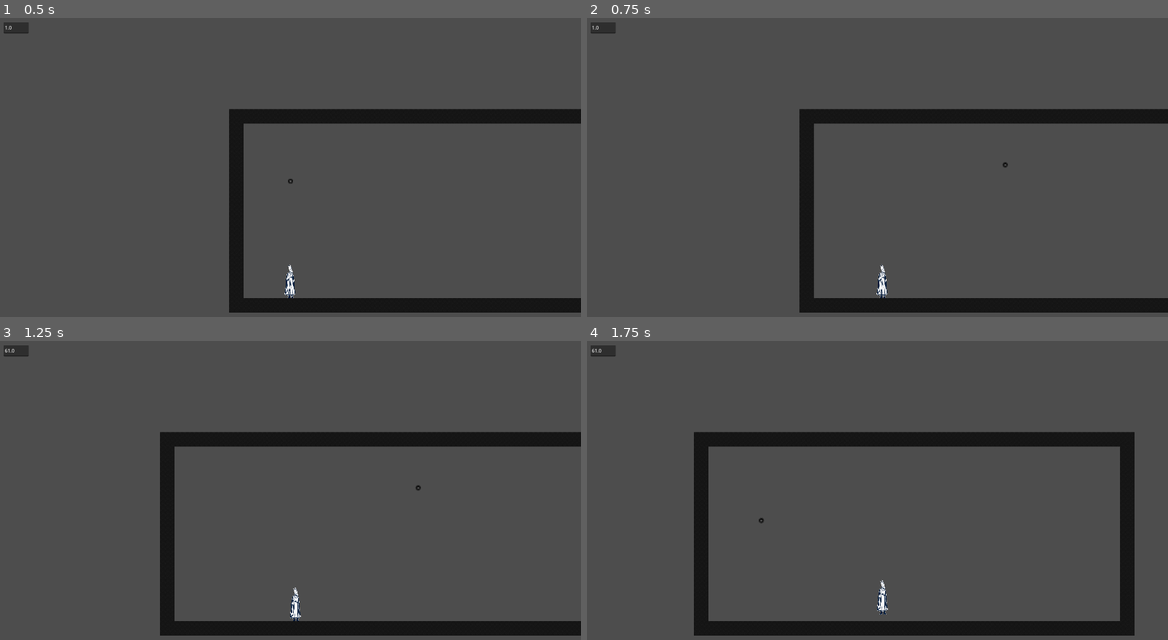
Above: before the commit, frames 1-4 (two rows, left to right).
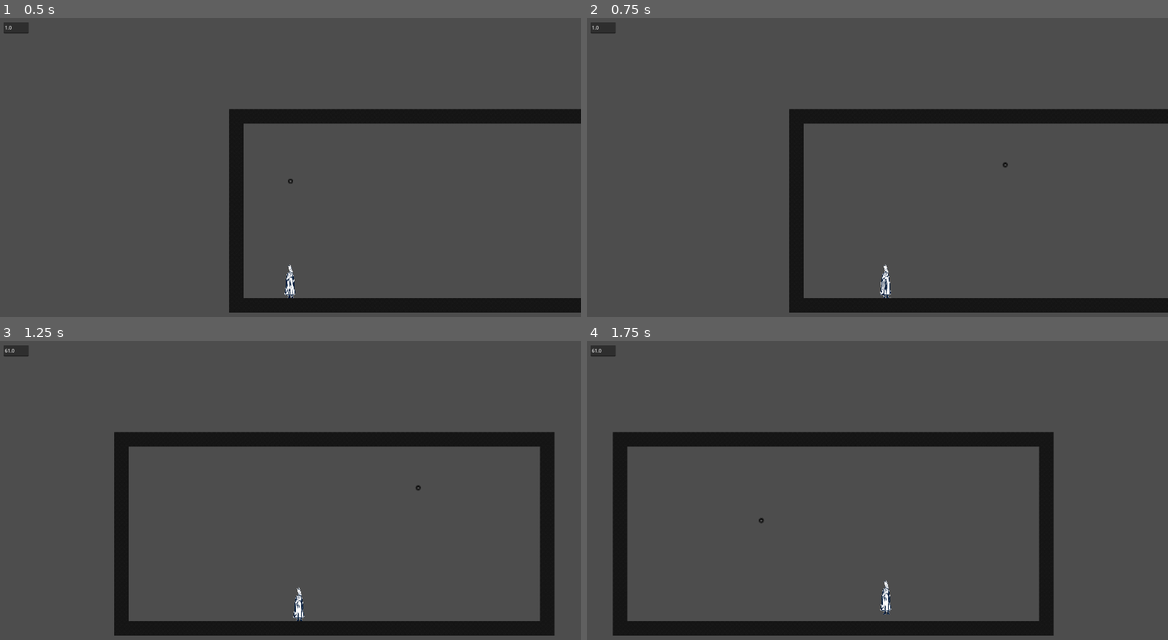
Above: after the commit, the same moments.

Repository: lotseven/wacoWorld
Game: Godot game, scene res://testingScenes/gunTest.tscn
Same seed, same stepped clock (60 frames per second), same inputs: the game is played once before the commit and once after it. The project has no main scene, so this scene is started directly.
Inputs (mouse positions are in pixels of both pictures, inside the frame that each line leads up to):
- Up to frame 1 (0.5 s): no input
- Up to frame 2 (0.75 s): tap Enter at 0.5 s; move the mouse to (1005, 164) at 0.52 s; hold D (right) from 0.53 s (still down); click (1005, 164) at 0.67 s
- Up to frame 3 (1.25 s): keep holding D (right); tap W (jump) at 0.77 s
- Up to frame 4 (1.75 s): keep holding D (right); move the mouse to (761, 520) at 1.27 s; tap W (jump) at 1.52 s

Frame 1 is identical in both runs. In frame 2, 2.4% of the frame differs, in the area x 34-53%, y 30-99%; in frame 3, 5.8%; in frame 4, 8.8%, in the area x 4-95%, y 30-99%.

Commit message:
did stuff idk

Diff:
--- a/global/signalBus.gd
+++ b/global/signalBus.gd
@@ -1,3 +1,4 @@
 extends Node
 
 signal updateAimArrowVisibility(visible) # from magGun to ui
+signal createMagnet(object, position, angle) # from magnetProjectile to magGun
--- a/player/magnetMechanics/magGun.gd
+++ b/player/magnetMechanics/magGun.gd
@@ -3,7 +3,7 @@
 @export var maxBullets = 3
 var aimMode = false
 var rightHoldTime := 0.0
-const AIM_HOLD_THRESHOLD := 0.3 # seconds
+const AIM_HOLD_THRESHOLD := 0.15 # seconds
 
 var pointerCoords # coordinates of cursor, vector pointing to cursor from player, angle of that vector
 var pointerVec
@@ -11,14 +11,15 @@
 
 var projContainer # container for the existing fired projectiles (probably only contains 1 at any time)
 @export var projectile: PackedScene
+var magContainer
 
 var player
 
 func _ready() -> void:
-	player = get_tree().get_first_node_in_group("player")
-	projContainer = $projContainer
-	#projectile = "res://player/magnetMechanics/magnetProjectile.tscn"
-
+	SignalBus.connect("createMagnet", Callable(self, "handleMagnetCreation")) # connection ...
+	player = get_tree().get_first_node_in_group("player") # player noad !!
+	projContainer = $projContainer # self explanatory
+	magContainer = $magContainer
 	Pointer.clickLeft.connect(clickRcvL)
 	Pointer.clickRight.connect(clickRcvR)
 	SignalBus.emit_signal("updateAimArrowVisibility", false)
@@ -30,7 +31,7 @@
 	pointerVec = (pointerCoords - global_position).normalized()
 	pointerAngle = rad_to_deg(atan2(pointerVec[1], pointerVec[0])) + 180
 
-func manageAimingMode(delta: float) -> void:
+func manageAimingMode(delta: float) -> void: # goes in and out of aiming mode
 	if Pointer.isRightHeld: # waits for half a second of holding before entering aim mode
 		rightHoldTime += delta
 		if rightHoldTime >= AIM_HOLD_THRESHOLD and !aimMode:
@@ -45,17 +46,19 @@
 		aimMode = false
 		SignalBus.emit_signal("updateAimArrowVisibility", false)
 
-func handleFiring():
+func handleFiring(): # when player releases, it fires
 	print("Aim mode deactivated: fire with vector: ", pointerVec, " (printed from magGun.gd)")
 	# the vector x componant is expected behavior
 	# vectory y componant has positive y = down direction, since all graphics programs
 	# are kind of retarded in that way but thats ok i guess
-
 	var newProjectile = projectile.instantiate()
 	newProjectile.position = player.position
 	newProjectile.myVec = pointerVec
 	newProjectile.myAngle = pointerAngle - 90
 	projContainer.add_child(newProjectile)
+
+func handleMagnetCreation(object, pos, angle):
+	pass
 
 func clickRcvL(coords): #does nothing rn
 	#print("left clicked @: ", coords, " (printed from magGun.gd)")
--- a/player/magnetMechanics/magGun.tscn
+++ b/player/magnetMechanics/magGun.tscn
@@ -8,3 +8,5 @@
 projectile = ExtResource("2_3l2m4")
 
 [node name="projContainer" type="Node" parent="."]
+
+[node name="magContainer" type="Node" parent="."]
--- /dev/null
+++ b/player/magnetMechanics/magnet.gd
@@ -0,0 +1,4 @@
+extends Node2D
+var angle
+var pos
+var group
--- /dev/null
+++ b/player/magnetMechanics/magnet.tscn
@@ -0,0 +1,10 @@
+[gd_scene load_steps=3 format=3 uid="uid://dbomdmyjiskna"]
+
+[ext_resource type="Script" uid="uid://cpiohkx8uu17l" path="res://player/magnetMechanics/magnet.gd" id="1_cipvk"]
+[ext_resource type="Texture2D" uid="uid://c1dkvjdms8ggc" path="res://placeholderVisuals/magnetEmbed.png" id="1_qc3lg"]
+
+[node name="Magnet" type="Node2D"]
+script = ExtResource("1_cipvk")
+
+[node name="looks" type="Sprite2D" parent="."]
+texture = ExtResource("1_qc3lg")
--- a/player/magnetMechanics/magnetProjectile.gd
+++ b/player/magnetMechanics/magnetProjectile.gd
@@ -1,7 +1,15 @@
-extends Node2D
+extends CharacterBody2D
 var myVec # the vector in which this projectile shall fly
-@export var speed = 40 # the speed with which this projtile shall fly
+@export var speed = 2000 # the speed with which this projtile shall fly
 var myAngle # the angle at which this projectile shall appear
+var player
 
 func _ready() -> void:
+	player = get_tree().get_first_node_in_group("player")
 	rotation_degrees = myAngle
+
+func _physics_process(delta: float) -> void:
+	var collision = move_and_collide(myVec * speed * delta)
+	if collision:
+		SignalBus.emit_signal("createMagnet", collision.get_collider(), position, myAngle)
+		queue_free()
--- a/player/magnetMechanics/magnetProjectile.tscn
+++ b/player/magnetMechanics/magnetProjectile.tscn
@@ -1,11 +1,20 @@
-[gd_scene load_steps=3 format=3 uid="uid://sfmt2bo8ld41"]
+[gd_scene load_steps=4 format=3 uid="uid://sfmt2bo8ld41"]
 
 [ext_resource type="Texture2D" uid="uid://cvrbjl5p0w1yt" path="res://placeholderVisuals/projectile.png" id="1_m2b0m"]
 [ext_resource type="Script" uid="uid://c5hkud138f8ua" path="res://player/magnetMechanics/magnetProjectile.gd" id="1_n467q"]
 
-[node name="magnetProjectile" type="Node2D"]
+[sub_resource type="CapsuleShape2D" id="CapsuleShape2D_n467q"]
+radius = 3.0
+height = 40.0
+
+[node name="magnetProjectile" type="CharacterBody2D"]
+collision_layer = 4
+collision_mask = 2
 script = ExtResource("1_n467q")
 
 [node name="looks" type="Sprite2D" parent="."]
 scale = Vector2(0.25, 0.25)
 texture = ExtResource("1_m2b0m")
+
+[node name="hitbox" type="CollisionShape2D" parent="."]
+shape = SubResource("CapsuleShape2D_n467q")
--- a/player/player.gd
+++ b/player/player.gd
@@ -1,6 +1,6 @@
 extends CharacterBody2D
 
-const SPEED := 350.0
+const SPEED := 35000.0
 const JUMP_FORCE := -200.0
 const GRAVITY := 900.0
 @export var camOffset = 150
@@ -17,7 +17,7 @@
 	if Input.is_action_pressed("right"):
 		input_direction += 1.0
 
-	velocity.x = input_direction * SPEED
+	velocity.x = input_direction * SPEED * delta
 
 	if input_direction != 0:
 		$looks.flip_h = input_direction < 0
--- a/player/player.tscn
+++ b/player/player.tscn
@@ -20,6 +20,7 @@
 height = 122.0
 
 [node name="player" type="CharacterBody2D" groups=["player"]]
+collision_mask = 2
 script = ExtResource("1_rkbax")
 camOffset = 180
 
--- a/project.godot
+++ b/project.godot
@@ -48,3 +48,9 @@
 , Object(InputEventKey,"resource_local_to_scene":false,"resource_name":"","device":-1,"window_id":0,"alt_pressed":false …(186 unchanged characters)…
 , null]
 }
+
+[layer_names]
+
+2d_physics/layer_1="player"
+2d_physics/layer_2="walls & such"
+2d_physics/layer_3="projectiles & such"
--- a/testingScenes/gunTest.tscn
+++ b/testingScenes/gunTest.tscn
@@ -12,7 +12,8 @@
 4:0/0 = 0
 
 [sub_resource type="TileSet" id="TileSet_fye2n"]
-physics_layer_0/collision_layer = 1
+physics_layer_0/collision_layer = 2
+physics_layer_0/collision_mask = 0
 sources/0 = SubResource("TileSetAtlasSource_w8u4r")
 
 [node name="gunTest" type="Node2D"]
Binary file added: placeholderVisuals/magnetEmbed.png
Not shown, added: placeholderVisuals/magnetEmbed.png.import
Not shown, added: player/magnetMechanics/magnet.gd.uid
